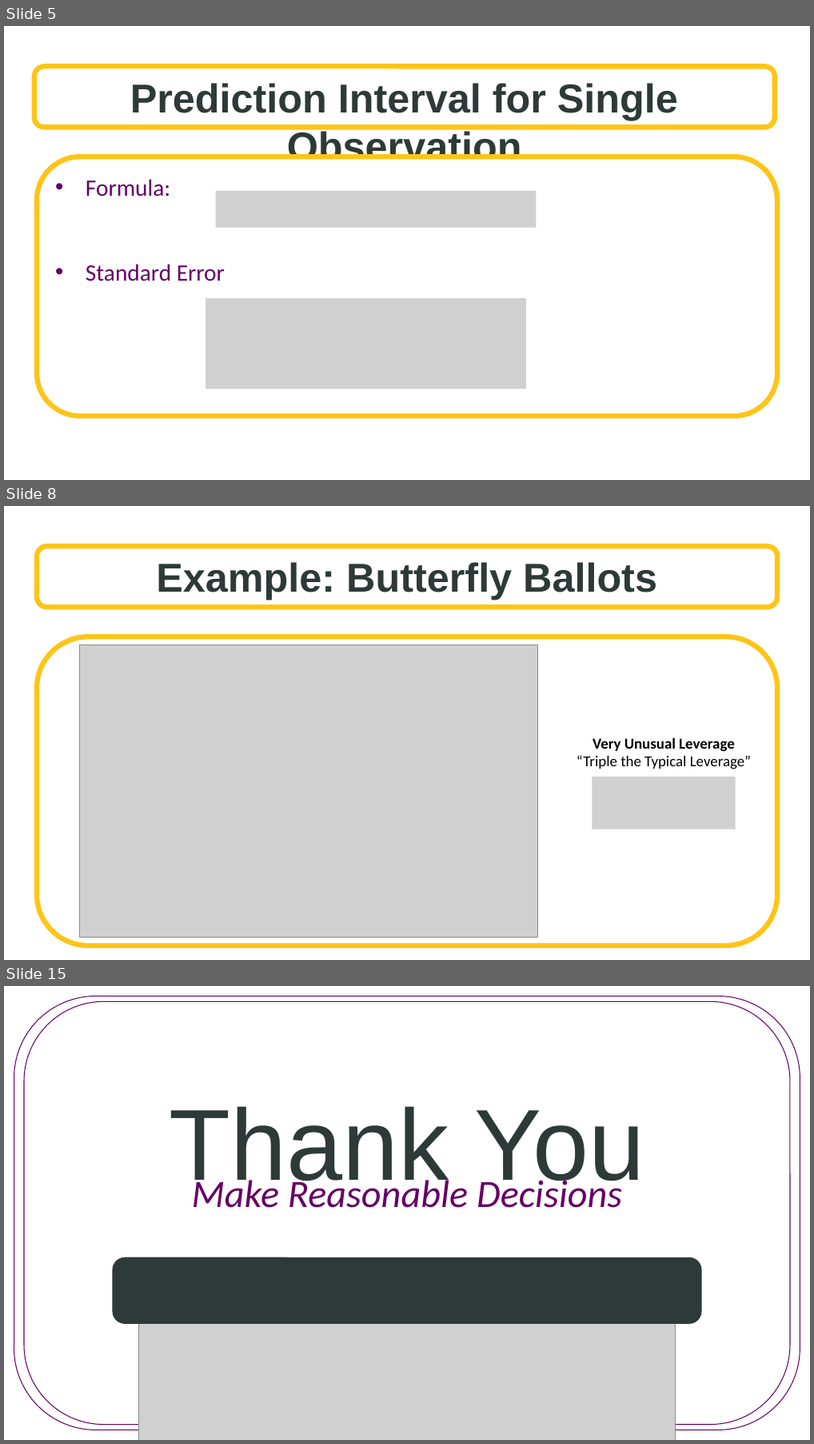
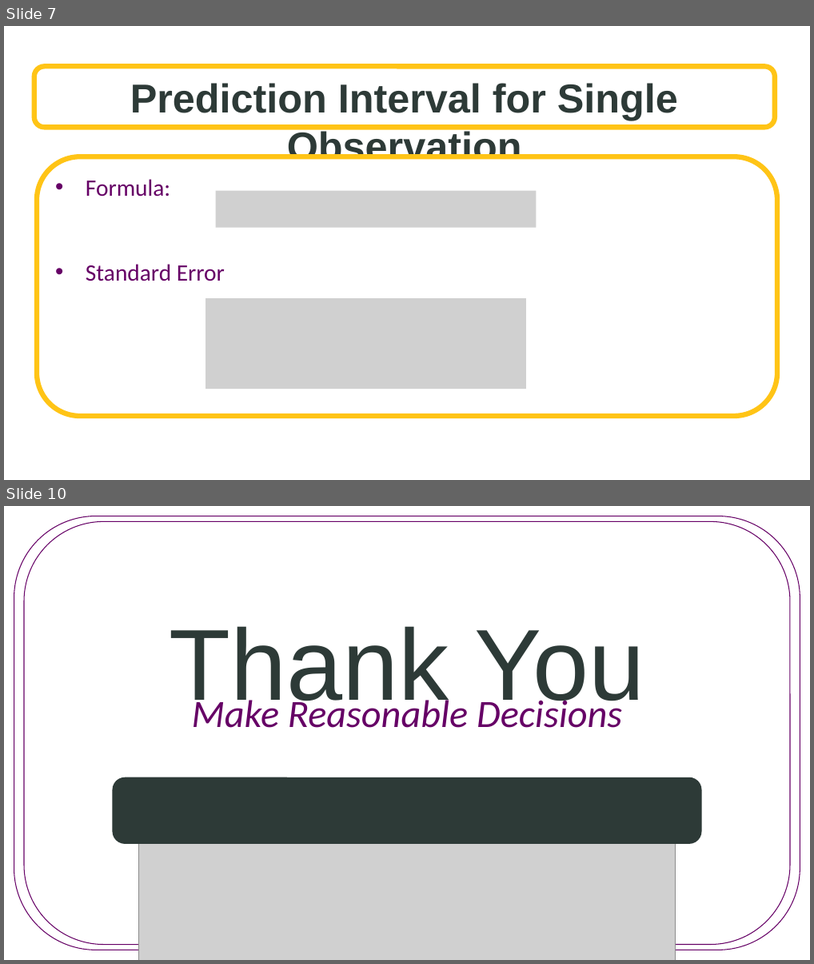
Before and after one commit to SuperMarioGiacomazzo/STOR455_WEBSITE, a slide deck: Lectures/12 - Intervals for Prediction.pptx. Shown one above the other, each under a label of ours: slides 5, 8 and 15 before the commit, slides 7 and 10 after it; the slides between them are not shown. The pictures are 814x1444 and 814x964 pixels, drawn with LibreOffice and Linux fonts; fonts in the diff are those of the drawing; grey boxes stand for pictures; background and template pictures are left out. Boxes give left, top, right and bottom in pixels: in the first picture for what was removed or moved away, otherwise in the second. Text is boxed around its words. In the diff, an @@ line names an element or a change of style, - is before the commit and + after.

```diff
--- a/Lectures/12 - Intervals for Prediction.pptx
+++ b/Lectures/12 - Intervals for Prediction.pptx
@@ slide 8 removed at box(4, 506, 810, 960), background picture (left out) @@
@@ rounded rectangle removed at box(37, 546, 778, 607) @@
-Example: Butterfly Ballots
@@ rounded rectangle removed at box(37, 636, 778, 945) @@
@@ picture removed at box(80, 645, 538, 936) @@
@@ text removed at box(577, 737, 751, 769) @@
-Very Unusual Leverage
-“Triple the Typical Leverage”
@@ picture removed at box(593, 776, 736, 829) @@
@@ what was slide 5 is now slide 7 @@
@@ what was slide 15 is now slide 10 @@
```
Also in this commit, not shown: 2 slides changed, 4 slides added, 8 other slides removed, 9 other files.
